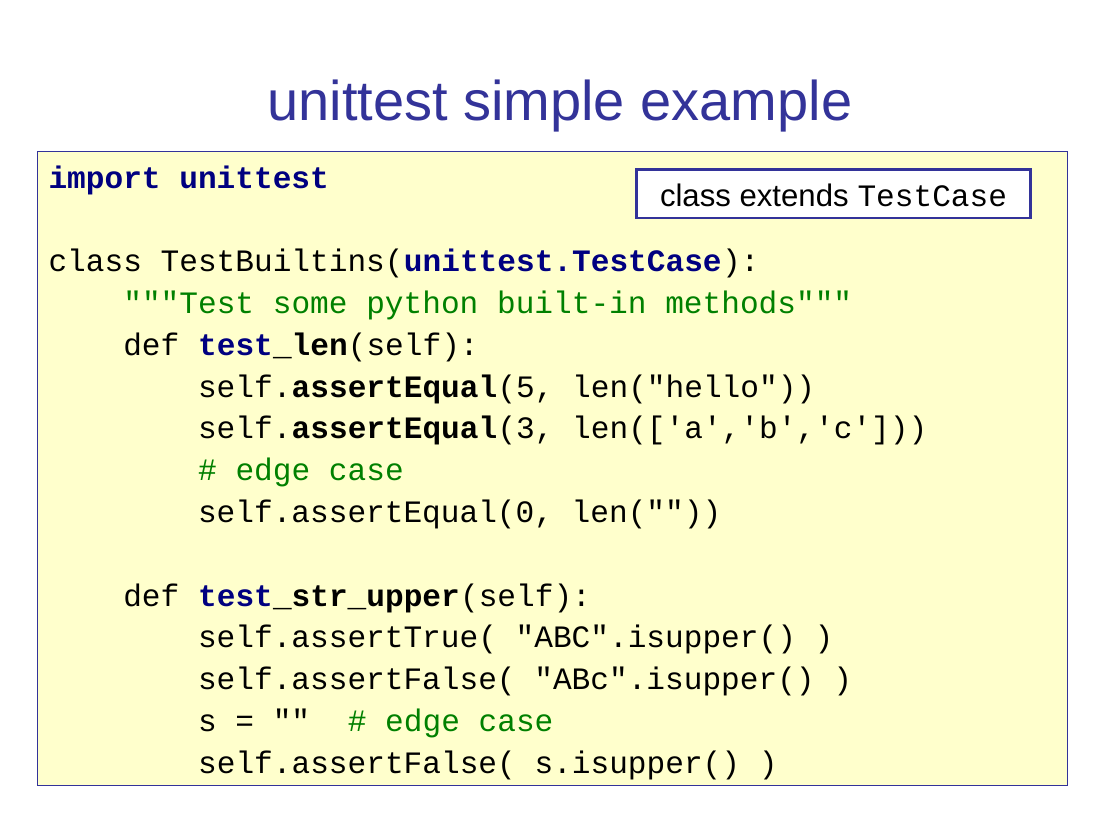
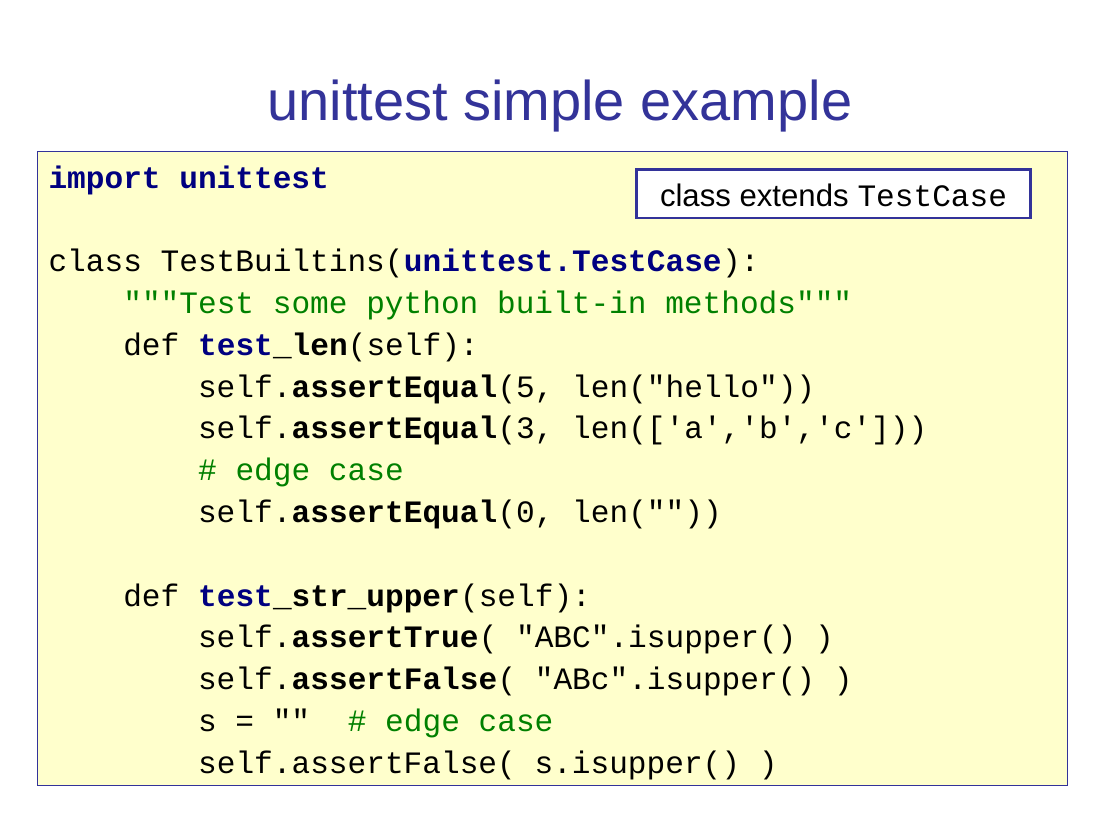
Before and after one commit to cpske/ISP, a slide deck: slide 3 of testing/PythonUnitTest.ppt. Drawn at 1120x840 pixels with LibreOffice and Linux fonts; fonts in the diff are those of the drawing. Boxes give left, top, right and bottom in pixels: in the first picture for what was removed or moved away, otherwise in the second. Text is boxed around its words. In the diff, an @@ line names an element or a change of style, - is before the commit and + after.

```diff
--- a/testing/PythonUnitTest.ppt
+++ b/testing/PythonUnitTest.ppt
@@ rectangle "import unittest" at (x1=38, y1=151, x2=1068, y2=785): bold on in "self.assertEqual(0,", "self.assertTrue(", "self.assertFalse(" @@
```
Also in this commit, not shown: 5 other slides changed, 1 slide added, 23 other files.
